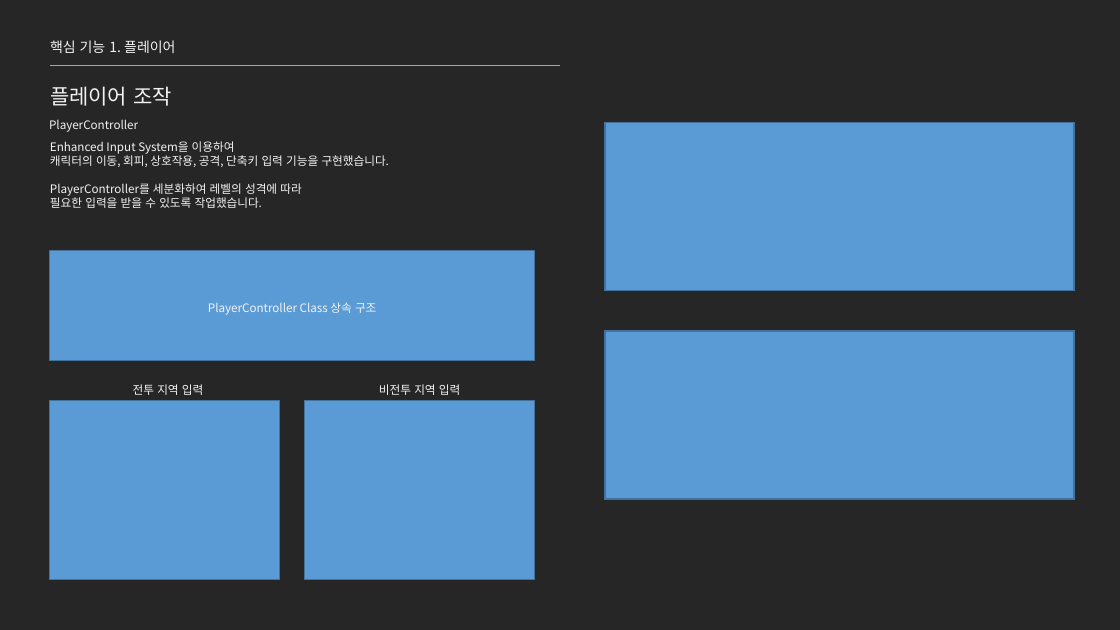
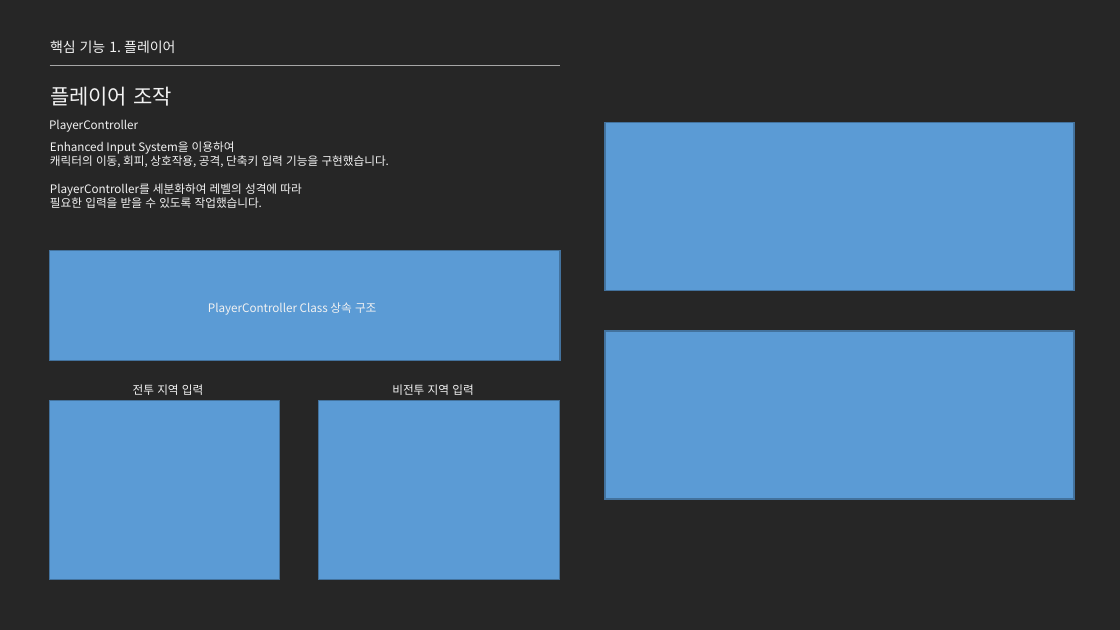
Before and after one commit to jhk0701/project-ARPGHunter, a slide deck: slide 7 of Docs/UnrealEngine_문서_김정환.pptx. Drawn at 1120x630 pixels with LibreOffice and Linux fonts; fonts in the diff are those of the drawing. Boxes give left, top, right and bottom in pixels: in the first picture for what was removed or moved away, otherwise in the second. Text is boxed around its words. In the diff, an @@ line names an element or a change of style, - is before the commit and + after.

```diff
--- a/Docs/UnrealEngine_문서_김정환.pptx
+++ b/Docs/UnrealEngine_문서_김정환.pptx
@@ rectangle: place and size @@
-rectangle at <box>50,251,534,361</box>
+rectangle at <box>50,251,560,361</box>
@@ text "비전투 지역 입력": place and size @@
-text "비전투 지역 입력" at <box>379,384,460,395</box>
+text "비전투 지역 입력" at <box>392,384,473,395</box>
@@ rectangle: place and size @@
-rectangle at <box>305,401,535,580</box>
+rectangle at <box>318,401,560,580</box>
```
Also in this commit, not shown: 4 other slides changed, 1 other file.
